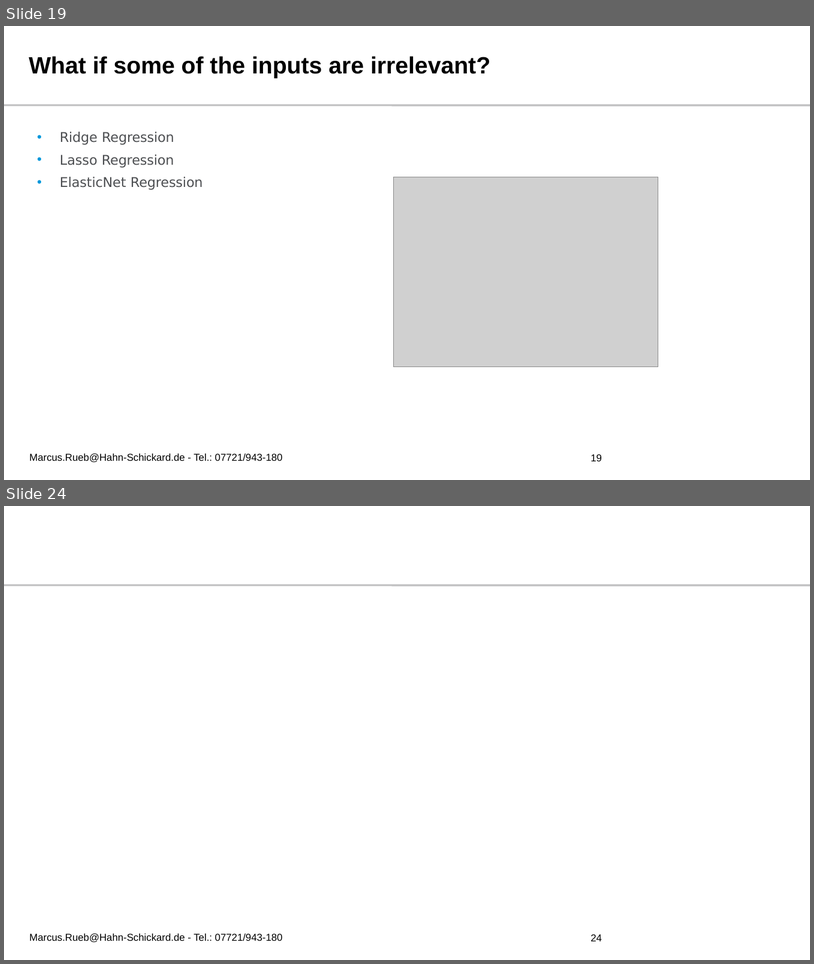
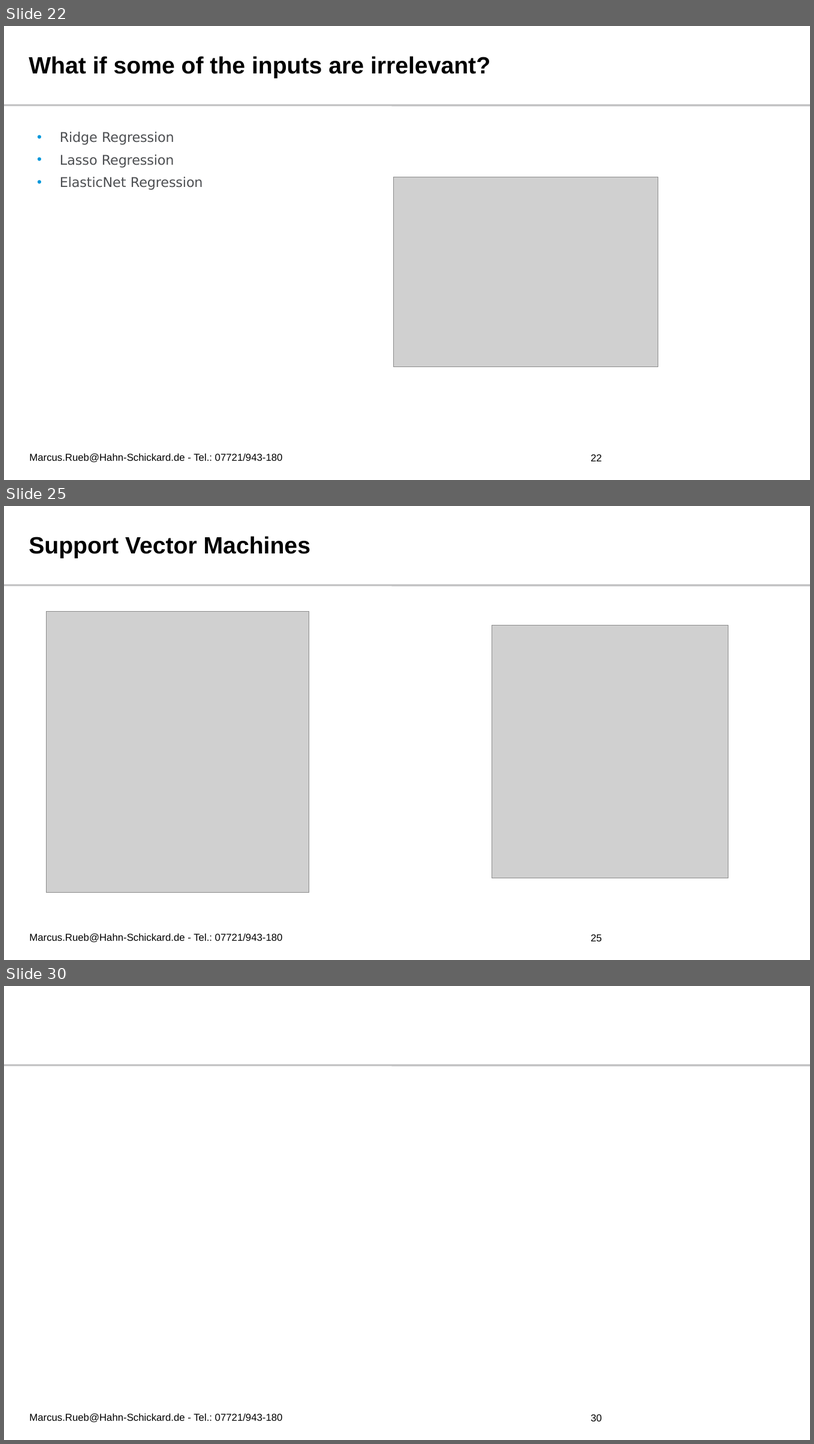
Before and after one commit to r1marcus/Fundamentals-of-Deep-Learning-HFU, a slide deck: Slides/02 - Linear Regression and Support Vector Machines/Linear Regression and Support Vector Machines.pptx. Shown one above the other, each under a label of ours: slides 19 and 24 before the commit, slides 22, 25 and 30 after it; the slides between them are not shown. The pictures are 814x964 and 814x1444 pixels, drawn with LibreOffice and Linux fonts; fonts in the diff are those of the drawing; grey boxes stand for pictures; background and template pictures are left out. Boxes give left, top, right and bottom in pixels: in the first picture for what was removed or moved away, otherwise in the second. Text is boxed around its words. In the diff, an @@ line names an element or a change of style, - is before the commit and + after.

```diff
--- a/Slides/02 - Linear Regression and Support Vector Machines/Linear Regression and Support Vector Machines.pptx
+++ b/Slides/02 - Linear Regression and Support Vector Machines/Linear Regression and Support Vector Machines.pptx
@@ slide 25 added at [4, 506, 810, 960], background #FFFFFF; not listed: 1 template element that a slide beside it also shows @@
@@ title added at [29, 536, 311, 558], 28 pt, text #000000, bold @@
+Support Vector Machines
@@ picture added at [47, 611, 309, 892] @@
@@ picture added at [492, 625, 729, 878] @@
@@ text added at [29, 933, 283, 942], 12 pt, text #000000 @@
+Marcus.Rueb@Hahn-Schickard.de - Tel.: 07721/943-180
@@ page number added at [591, 934, 602, 941], 12 pt, text #000000 @@
+25
@@ what was slide 19 is now slide 22 @@
@@ page number at [591, 454, 602, 461]: text changed @@
-19
+22
@@ what was slide 24 is now slide 30 @@
@@ page number at [591, 1414, 602, 1421]: text changed @@
-24
+30
```
Also in this commit, not shown: 11 slides changed, 6 other slides added, 1 slide removed, 11 other files.
